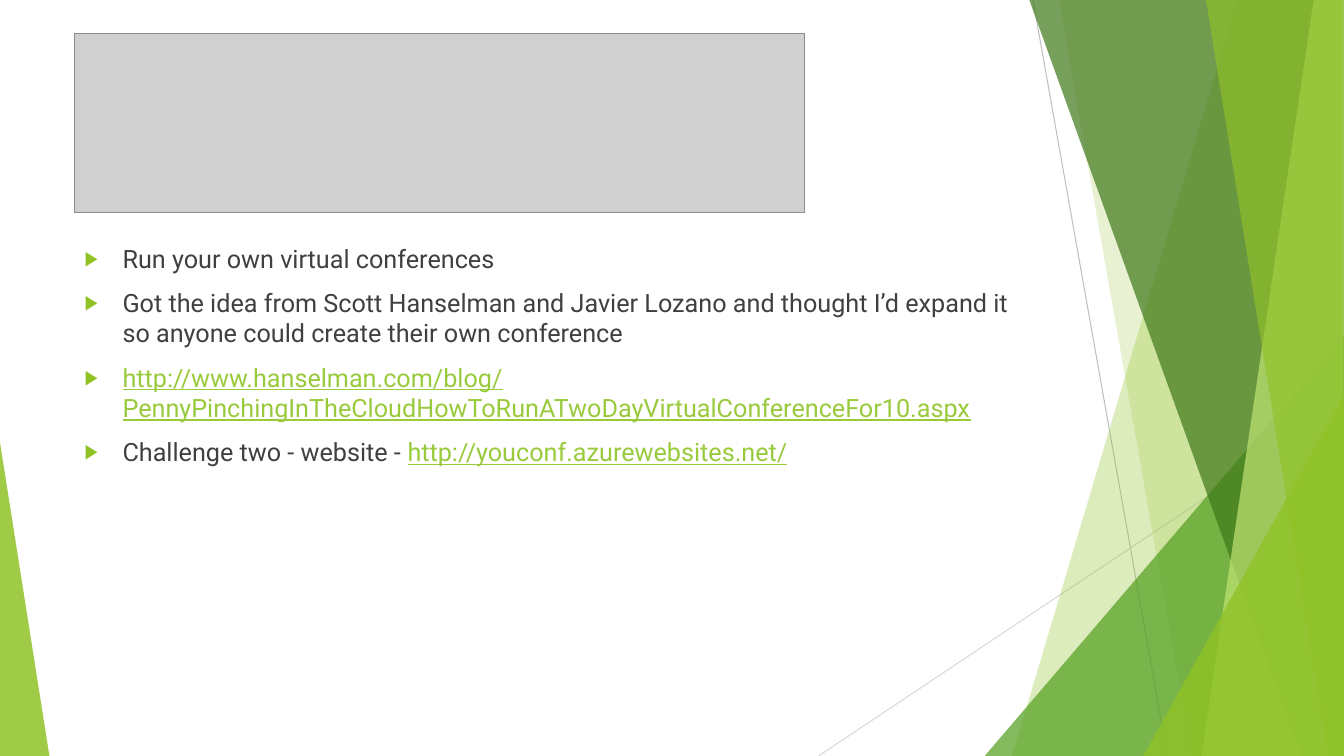
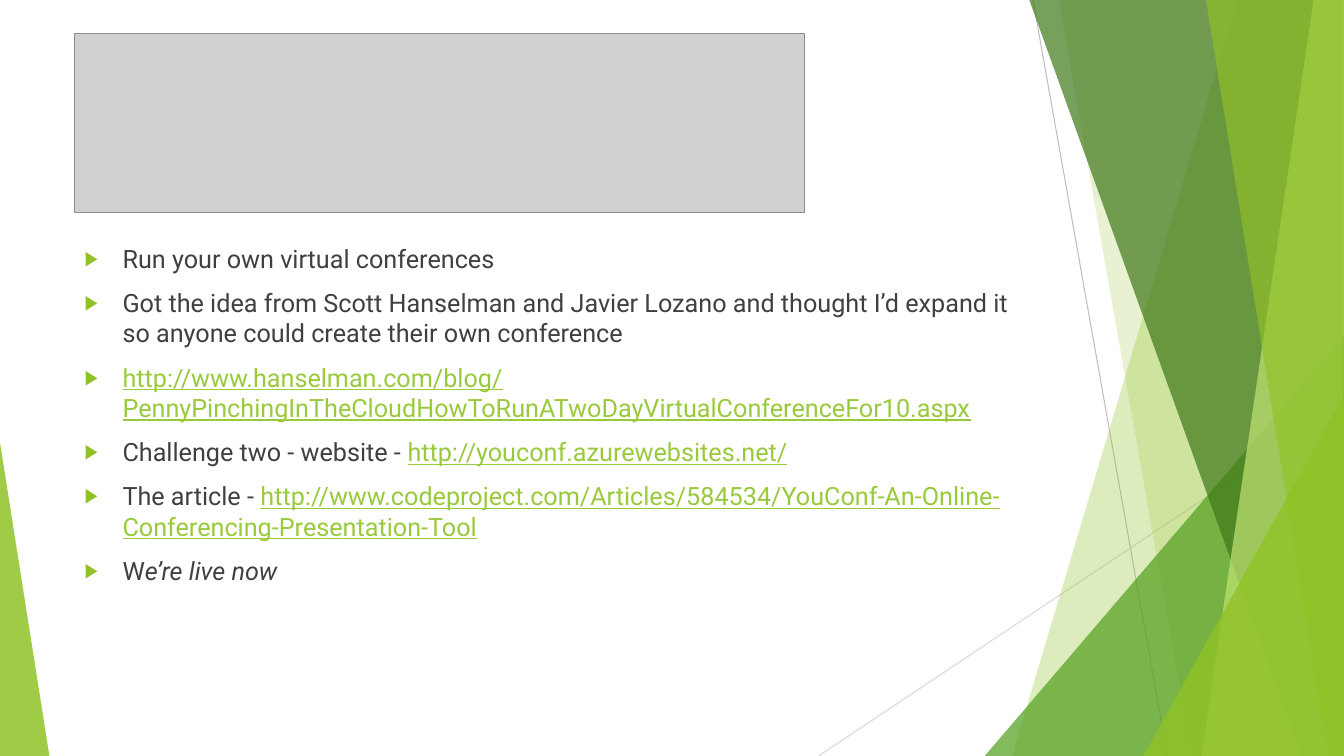
Before and after one commit to phillee007/youconf, a slide deck: slide 4 of The CodeProject Windows Azure Developer Contest.pptx. Drawn at 1344x756 pixels with LibreOffice and Linux fonts; fonts in the diff are those of the drawing; grey boxes stand for pictures. Boxes give left, top, right and bottom in pixels: in the first picture for what was removed or moved away, otherwise in the second. Text is boxed around its words. In the diff, an @@ line names an element or a change of style, - is before the commit and + after.

```diff
--- a/The CodeProject Windows Azure Developer Contest.pptx
+++ b/The CodeProject Windows Azure Developer Contest.pptx
@@ text at bbox=[123, 486, 999, 581]: paragraphs added @@
+▶ The article - http://www.codeproject.com/Articles/584534/YouConf-An-Online-Conferencing-Presentation-Tool
+▶ We’re live now
```
Also in this commit, not shown: 1 other slide changed, 13 slides added.
